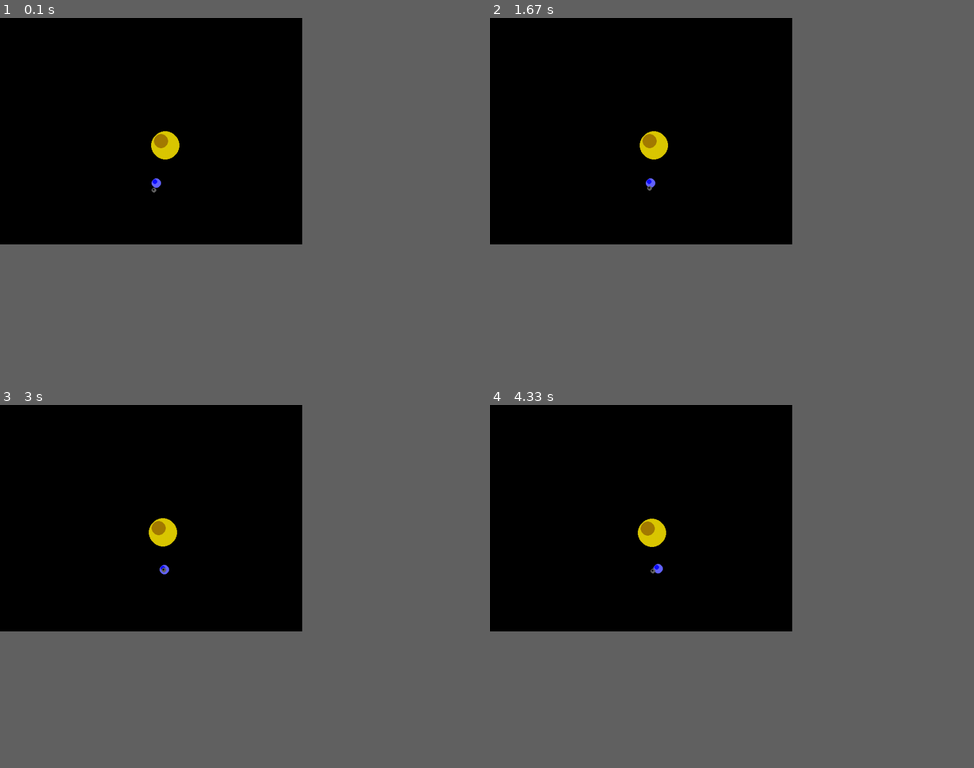
Above: before the commit, frames 1-4 (two rows, left to right).
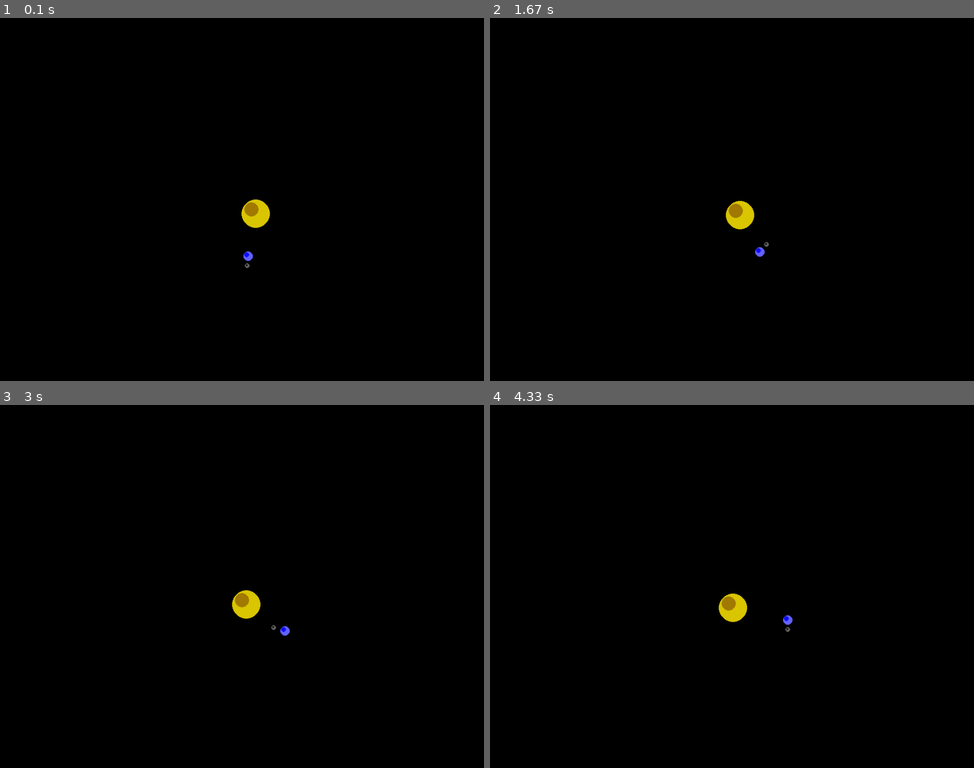
Above: after the commit, the same moments.

Repository: spinningdoughnut/pygame-study
Game: pygame game, started from gravsim_pygame.py
Same seed, same stepped clock (60 frames per second), same inputs: the game is played once before the commit and once after it.
Inputs:
- Up to frame 1 (0.1 s): no input
- Up to frame 2 (1.67 s): tap F at 0.33 s
- Up to frame 3 (3 s): no input
- Up to frame 4 (4.33 s): no input
In our replay, the window is 562x421 before the commit and 900x675 after it. These sizes can differ from the game's own. Grey fills any space a smaller window leaves; there, only what the larger window draws over its background counts as a difference.

The runs differ from the first frame. In frame 1, 0.8% of the frame differs, in the area x 31-56%, y 31-69%; in frame 2, 0.8%; in frame 3, 0.8%; in frame 4, 0.8%, in the area x 30-63%, y 31-63%.

Commit message:
[layout] tweak simulation values a bit to have nicer movement of Moon

Diff:
--- a/gravsim_pygame.py
+++ b/gravsim_pygame.py
@@ -35,8 +35,8 @@
 #     raise SystemExit("Sorry, extended image module required")
 
 # game constants
-WIDTH = 640
-HEIGHT = 480
+WIDTH = 1024
+HEIGHT = 768
 SCREENRECT = pg.Rect(0, 0, WIDTH, HEIGHT)
 # SCORE = 0
 GRAV_CONST = 1e-23
@@ -72,7 +72,7 @@
     """ This should calculated the gravitational field generated by all registered objects,
         and the resulting forces as well.
     """
-    delta_t = 0.1          # s
+    delta_t = 0.5          # s
     space_objects = []
     epsilon = 1e-5
 
@@ -205,15 +205,15 @@
     sun.color = pg.Color(220, 200, 0)
 
     earth = SpaceObject('Earth', 5.20e8)
-    earth.position = np.array([0.0, 100.0, 0.0])
+    earth.position = np.array([0.0, 110.0, 0.0])
     earth.velocity = np.array([1.5, 0.0, 0.0])
     earth.color = pg.Color(100, 100, 255)
     earth.mass = MASS_EARTH                   #kg
 
     moon = SpaceObject('Moon', 5.20e8)
     moon.radius = 5
-    moon.position = np.array([0.0, 120.0, 0.0])
-    moon.velocity = np.array([2, 0.0, 0.0])
+    moon.position = np.array([0.0, 135.0, 0.0])
+    moon.velocity = np.array([3.0, 0.0, 0.0])
     moon.color = pg.Color(100, 100, 100)
     moon.mass = 1e5                   #kg
 
